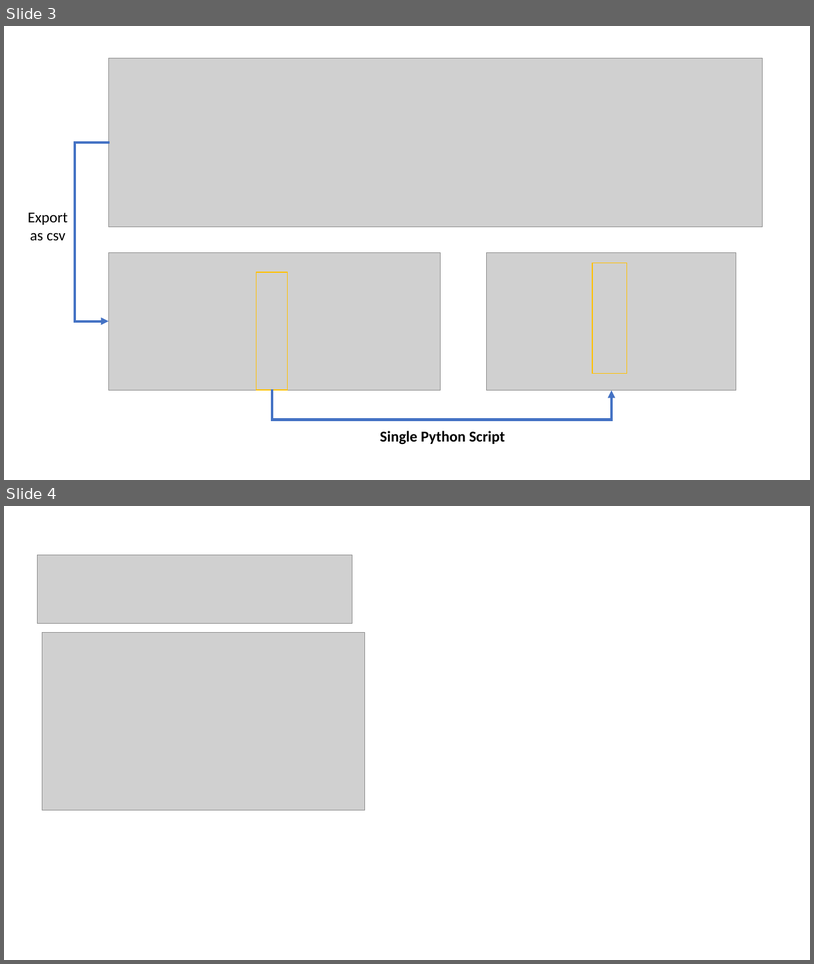
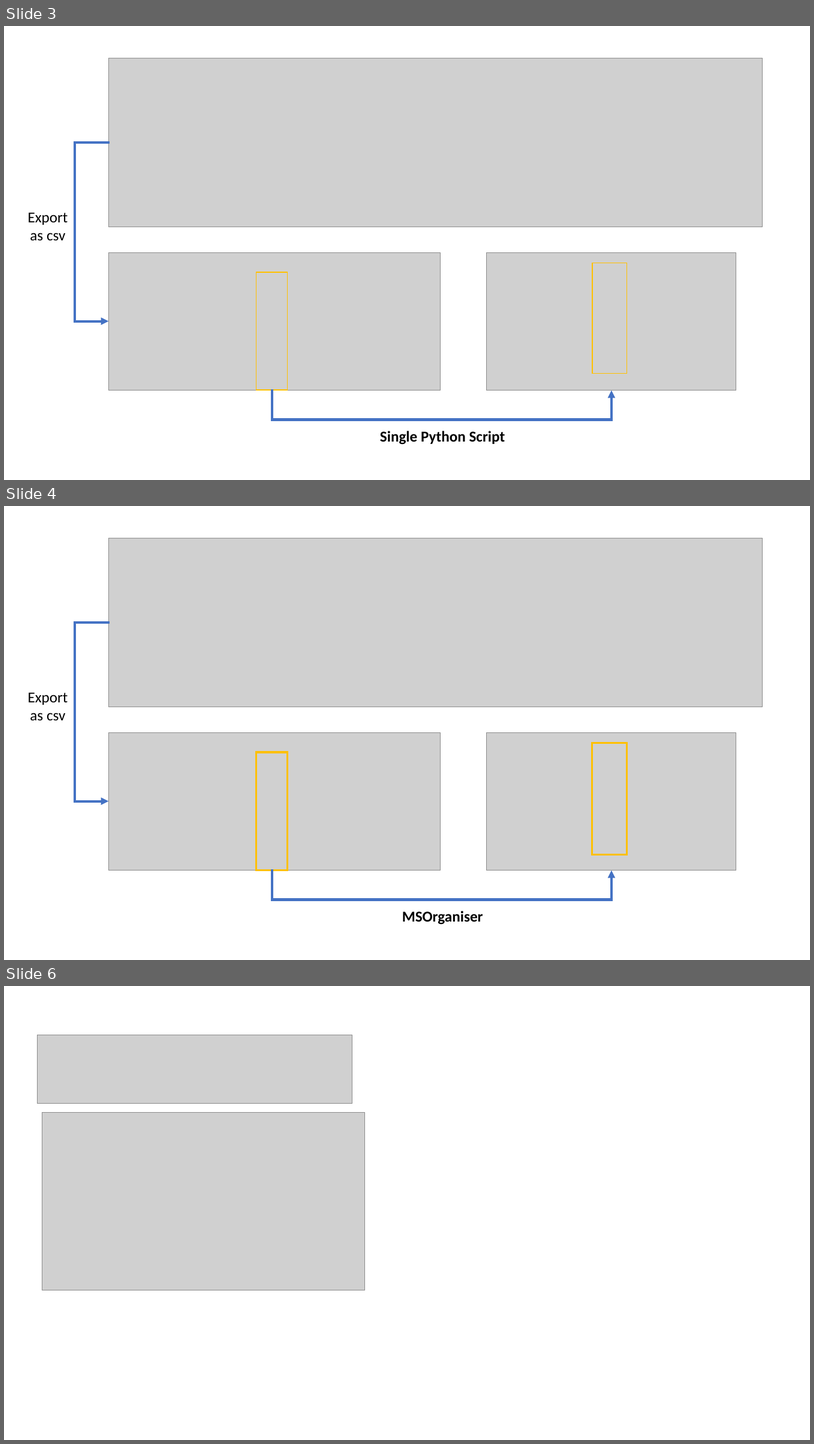
Before and after one commit to JauntyJJS/PyDataGlobal2021Talk, a slide deck: ImagesForSlides.pptx. Shown one above the other, each under a label of ours: slides 3 and 4 before the commit, slides 3, 4 and 6 after it; the slides between them are not shown. The pictures are 814x964 and 814x1444 pixels, drawn with LibreOffice and Linux fonts; fonts in the diff are those of the drawing; grey boxes stand for pictures. Boxes give left, top, right and bottom in pixels: in the first picture for what was removed or moved away, otherwise in the second. Text is boxed around its words. In the diff, an @@ line names an element or a change of style, - is before the commit and + after.

```diff
--- a/ImagesForSlides.pptx
+++ b/ImagesForSlides.pptx
@@ slide 4 added at [4, 506, 810, 960], background #FFFFFF @@
@@ group added at [28, 538, 763, 924]: 3 pictures, 2 rectangles, 2 elbow arrows, 2 texts @@
+Export as csv
+MSOrganiser
@@ what was slide 4 is now slide 6 @@
```
Also in this commit, not shown: 1 other slide added, 2 other files.
